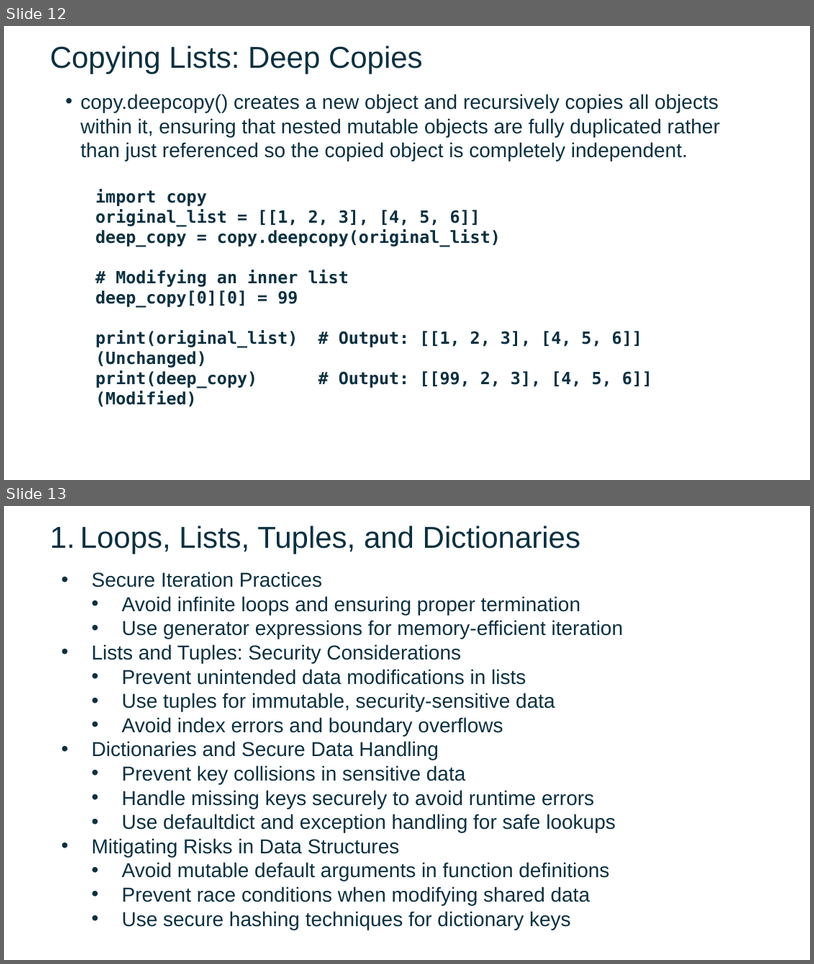
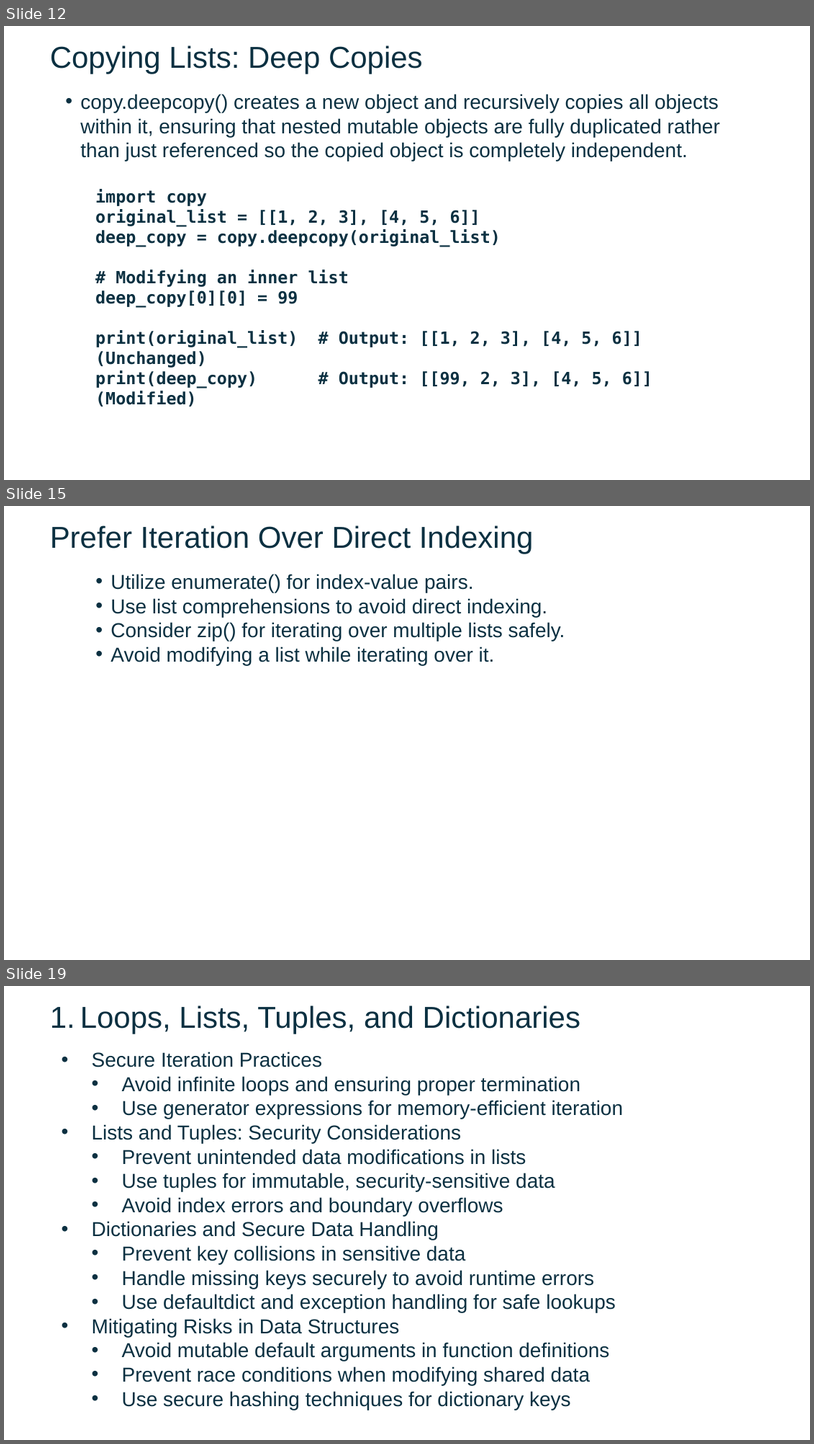
Before and after one commit to FSCJ-FacultyDev/SWC-Columbus-2025, a slide deck: Slides-Day2.pptx. Shown one above the other, each under a label of ours: slides 12 and 13 before the commit, slides 12, 15 and 19 after it; the slides between them are not shown. The pictures are 814x964 and 814x1444 pixels, drawn with LibreOffice and Linux fonts; fonts in the diff are those of the drawing; background and template pictures are left out. Boxes give left, top, right and bottom in pixels: in the first picture for what was removed or moved away, otherwise in the second. Text is boxed around its words. In the diff, an @@ line names an element or a change of style, - is before the commit and + after.

```diff
--- a/Slides-Day2.pptx
+++ b/Slides-Day2.pptx
@@ slide 15 added at [4, 506, 810, 960], background picture (left out) @@
@@ text added at [50, 525, 534, 554], 36 pt, text #0B3041 @@
+Prefer Iteration Over Direct Indexing
@@ text added at [111, 574, 566, 665], 24 pt, text #0B3041 @@
+  • Utilize enumerate() for index-value pairs.
+  • Use list comprehensions to avoid direct indexing.
+  • Consider zip() for iterating over multiple lists safely.
+  • Avoid modifying a list while iterating over it.
@@ what was slide 13 is now slide 19 @@
```
Also in this commit, not shown: 1 slide changed, 5 other slides added.
